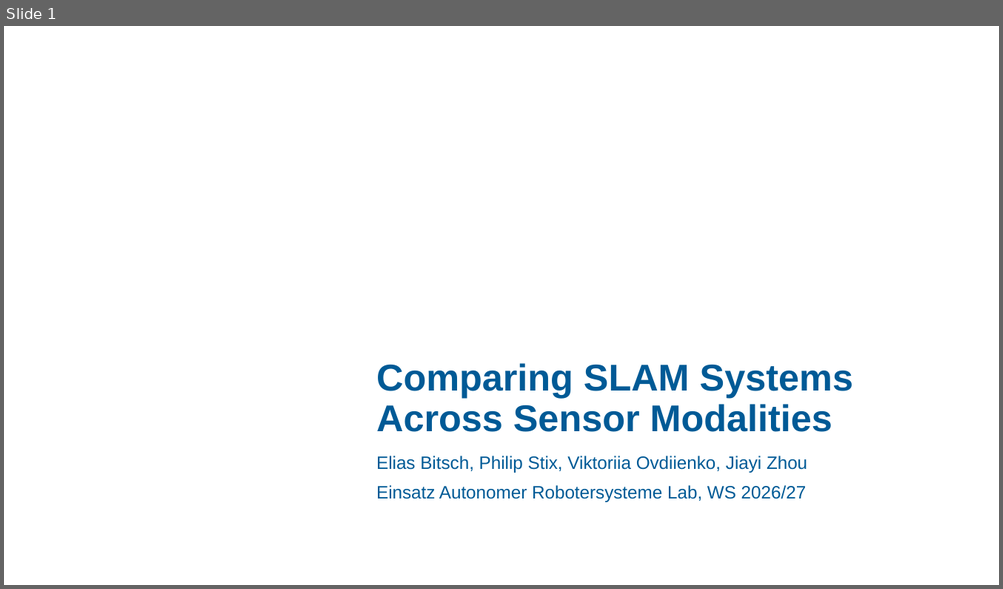
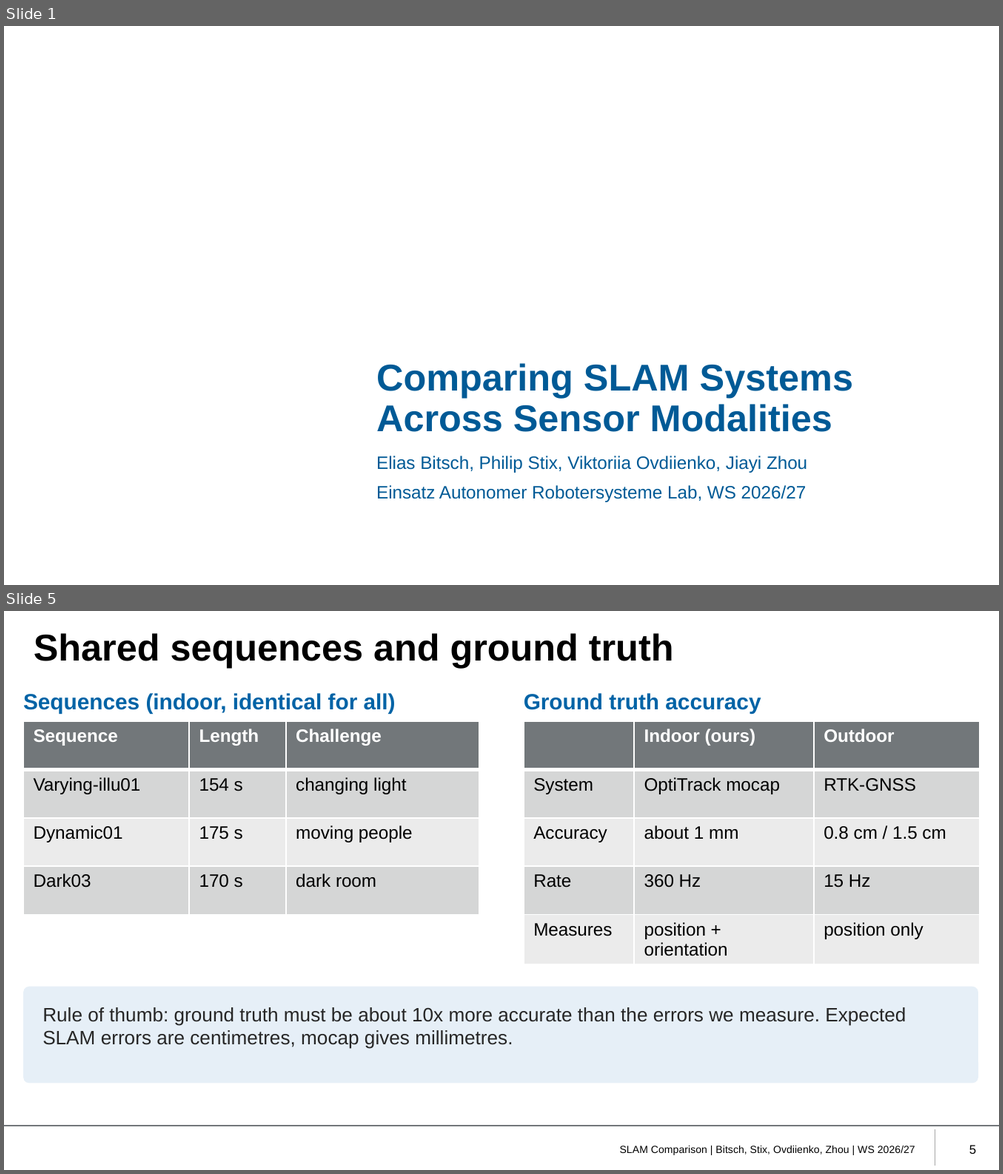
Before and after one commit to eliasbitsch/bEARL, a slide deck: slides/slam_comparison.pptx. Shown one above the other, each under a label of ours: slide 1 before the commit, slides 1 and 5 after it; the slides between them are not shown. The pictures are 1003x589 and 1003x1174 pixels, drawn with LibreOffice and Linux fonts; fonts in the diff are those of the drawing; background and template pictures are left out. Boxes give left, top, right and bottom in pixels: in the first picture for what was removed or moved away, otherwise in the second. Text is boxed around its words. In the diff, an @@ line names an element or a change of style, - is before the commit and + after.

```diff
--- a/slides/slam_comparison.pptx
+++ b/slides/slam_comparison.pptx
@@ slide 5 added at (4, 611, 999, 1170), background #FFFFFF @@
@@ title added at (34, 633, 674, 668), 27 pt, text #000000, bold @@
+Shared sequences and ground truth
@@ text added at (23, 693, 395, 714), 16 pt, text #0063A6, bold @@
+Sequences (indoor, identical for all)
@@ text added at (523, 693, 760, 714), 16 pt, text #0063A6, bold @@
+Ground truth accuracy
@@ table added at (23, 721, 478, 914), 4 rows, 3 columns @@
+Sequence | Length | Challenge
+Varying-illu01 | 154 s | changing light
+Dynamic01 | 175 s | moving people
+Dark03 | 170 s | dark room
@@ table added at (523, 721, 979, 963), 5 rows, 3 columns @@
+ | Indoor (ours) | Outdoor
+System | OptiTrack mocap | RTK-GNSS
+Accuracy | about 1 mm | 0.8 cm / 1.5 cm
+Rate | 360 Hz | 15 Hz
+Measures | position + orientation | position only
@@ rounded rectangle added at (23, 987, 978, 1083), fill #E6EFF7 @@
@@ text added at (42, 1008, 905, 1049), 14 pt, text #262626 @@
+Rule of thumb: ground truth must be about 10x more accurate than the errors we measure. Expected SLAM errors are centimetres, mocap gives millimetres.
@@ line added from (4, 1126) to (999, 1126), #72777A 1 pt @@
@@ line added from (935, 1129) to (935, 1166), #A6A6A6 1 pt @@
@@ text added at (620, 1146, 915, 1156), 7.5 pt, text #000000 @@
+SLAM Comparison | Bitsch, Stix, Ovdiienko, Zhou | WS 2026/27
@@ page number added at (969, 1145, 976, 1154), 9 pt, text #000000 @@
+5
```
Also in this commit, not shown: 5 slides changed, 7 other slides added, 4 slides removed.
